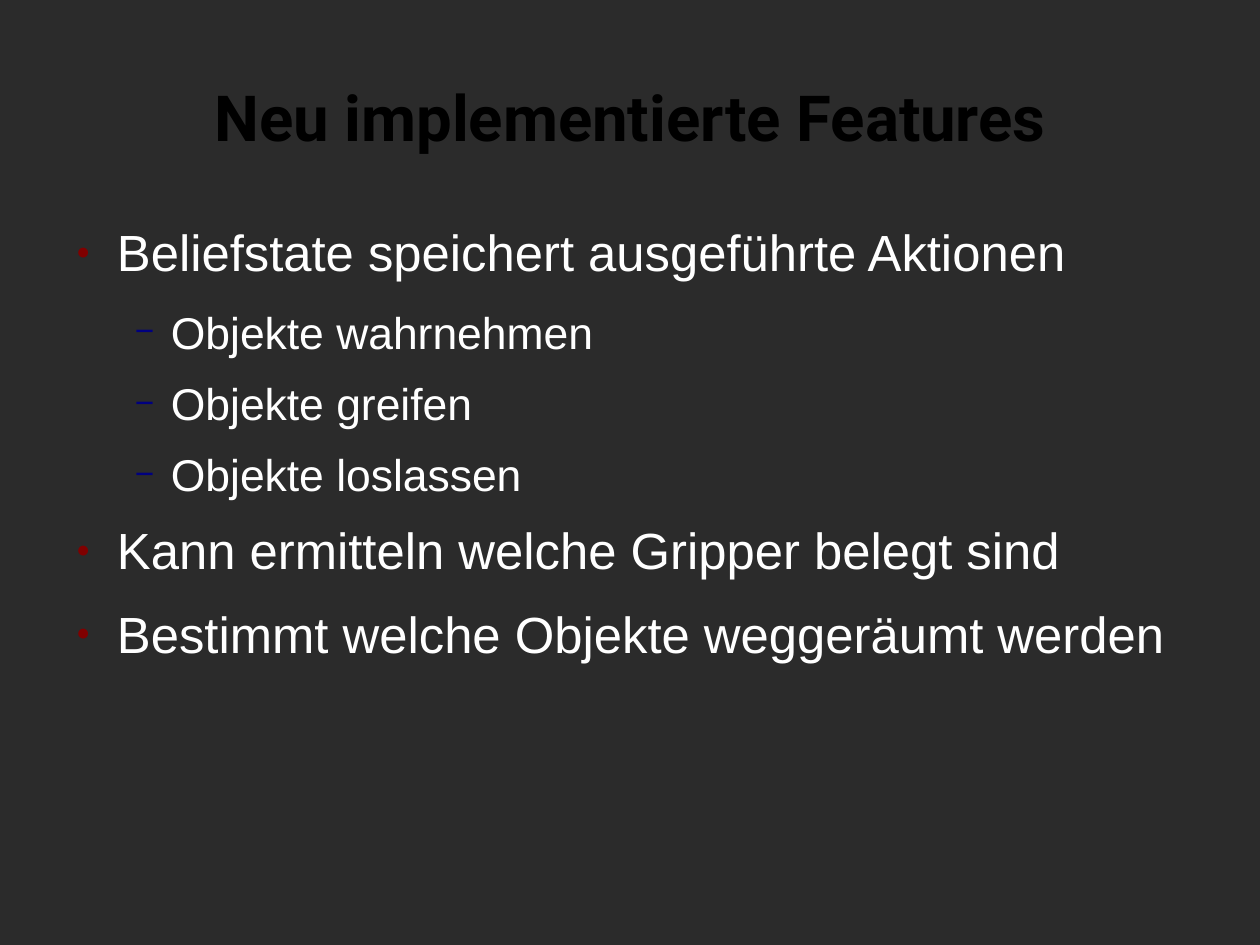
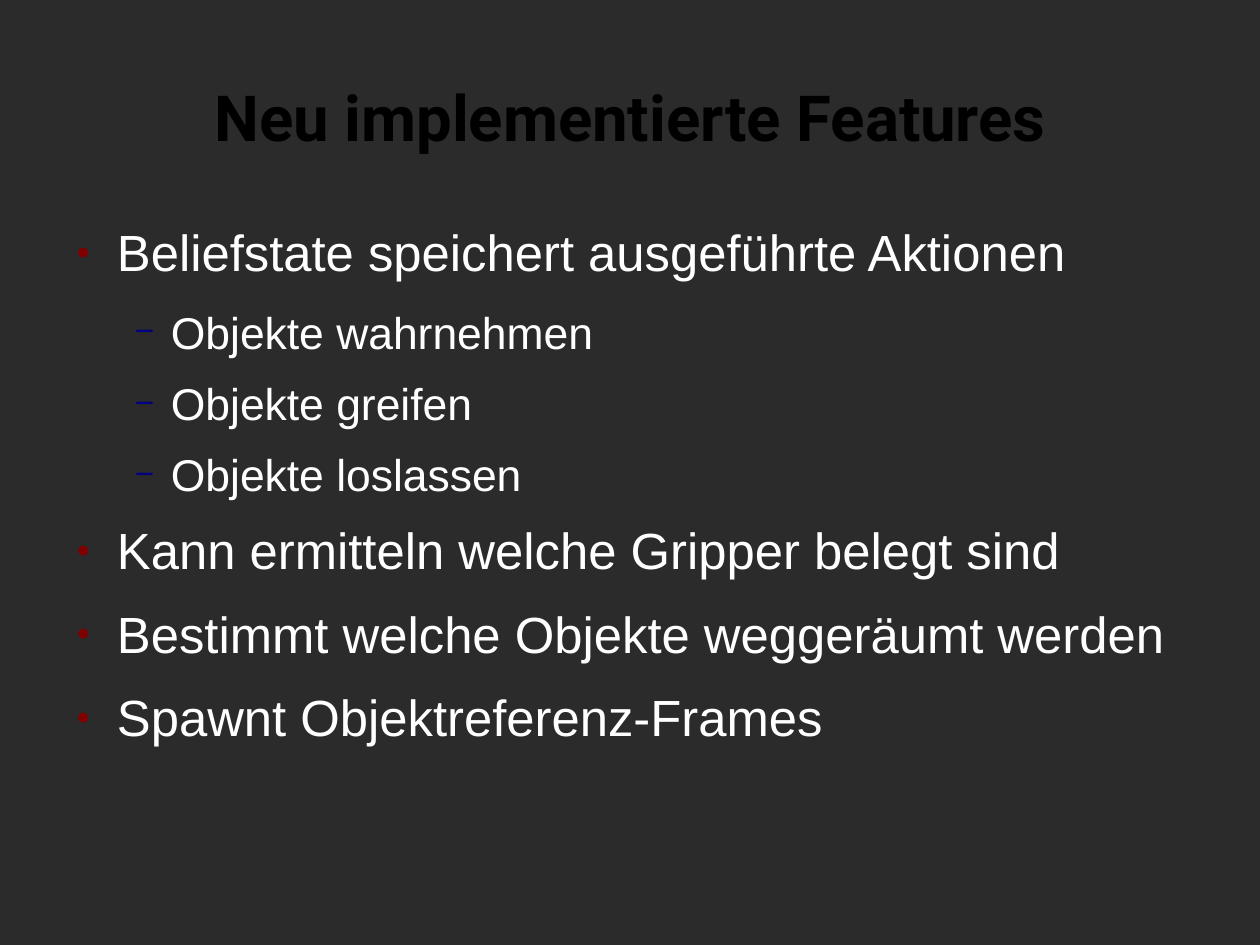
Before and after one commit to K8lcx63/suturo, a slide deck: slide 23 of demo_meilenstein_2/Präsentation.odp. Drawn at 1260x945 pixels with LibreOffice and Linux fonts; fonts in the diff are those of the drawing; background and template pictures are left out; a plain dark background stands for a picture behind light text. Boxes give left, top, right and bottom in pixels: in the first picture for what was removed or moved away, otherwise in the second. Text is boxed around its words. In the diff, an @@ line names an element or a change of style, - is before the commit and + after.

```diff
--- a/demo_meilenstein_2/Präsentation.odp
+++ b/demo_meilenstein_2/Präsentation.odp
@@ text at bbox=[117, 699, 822, 747]: paragraph added @@
+● Spawnt Objektreferenz-Frames
```
Also in this commit, not shown: 1 other slide changed, 2 slides added, 2 other files.
